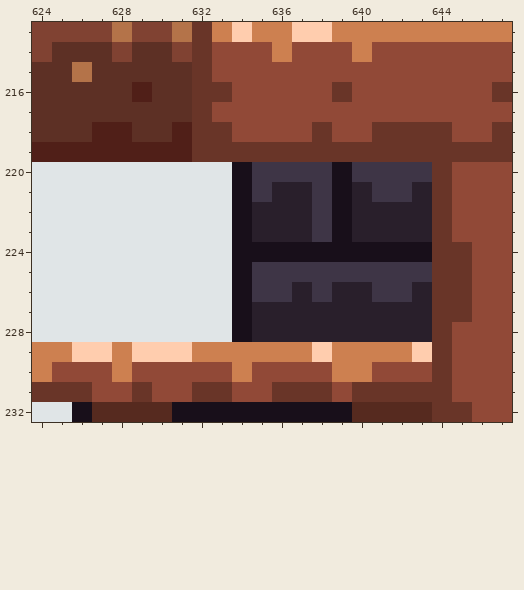
Pixel-art file -- Origins/Assets/Levels/Harbor_house/Rooms/Creator_house_rooms.aseprite. That is the earlier state.
932x955 pixels, 1 frame. Colours within 5 levels of each other are drawn and written as one. Shown: x 624..647, y 213..232. The commit also changed other parts of the picture, which this record leaves out.
Now the later version:
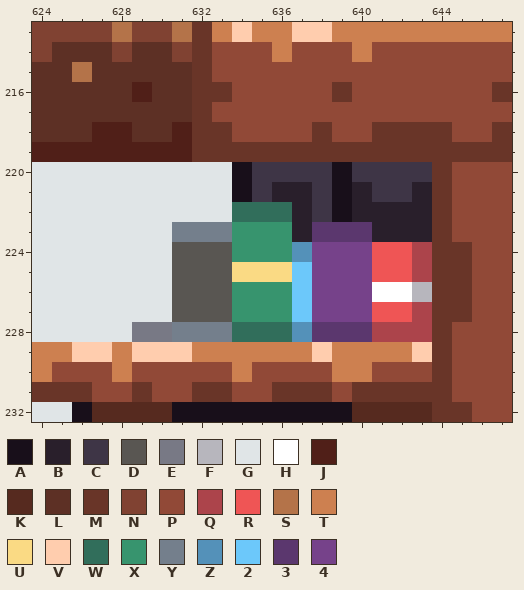
Palette (. is transparent): A #180f1a  B #291f2b  C #3e3546  D #595652  E #787985  F #b7b6bd  G #e0e5e7  H #ffffff  J #501f18  K #562a1f  L #5d3025  M #693528  N #804232  P #914937  Q #ac444b  R #ef5555  S #b47349  T #cd8050  U #fada84  V #ffcdae  W #316e5b  X #37946e  Y #747f8c  Z #5491b9  2 #6cc8fa  3 #5b376e  4 #76428a
Diff:
--- layer "Furniture/Fire place"
@@ x 624..647 @@
 221 GGGGGGGGGGACBBCABCCBMPPP
-222 GGGGGGGGGGABBBCABBBBMPPP
-223 GGGGGGGGGGABBBCABBBBMPPP
-224 GGGGGGGGGGAAAAAAAAAAMMPP
-225 GGGGGGGGGGACCCCCCCCCMMPP
-226 GGGGGGGGGGACCBCBBCCBMMPP
-227 GGGGGGGGGGABBBBBBBBBMMPP
-228 GGGGGGGGGGABBBBBBBBBMPPP
+222 GGGGGGGGGGWWWBCABBBBMPPP
+223 GGGGGGGYYYXXXB333BBBMPPP
+224 GGGGGGGDDDXXXZ444RRQMMPP
+225 GGGGGGGDDDUUU2444RRQMMPP
+226 GGGGGGGDDDXXX2444HHFMMPP
+227 GGGGGGGDDDXXX2444RRQMMPP
+228 GGGGGEEYYYWWWZ333QQQMPPP
 229 TTVVTVVVTTTTTTVTTTTVMPPP
Where, in picture pixels (left, top, right, bottom), the same in both pictures:
changed: (132, 202, 432, 342)
